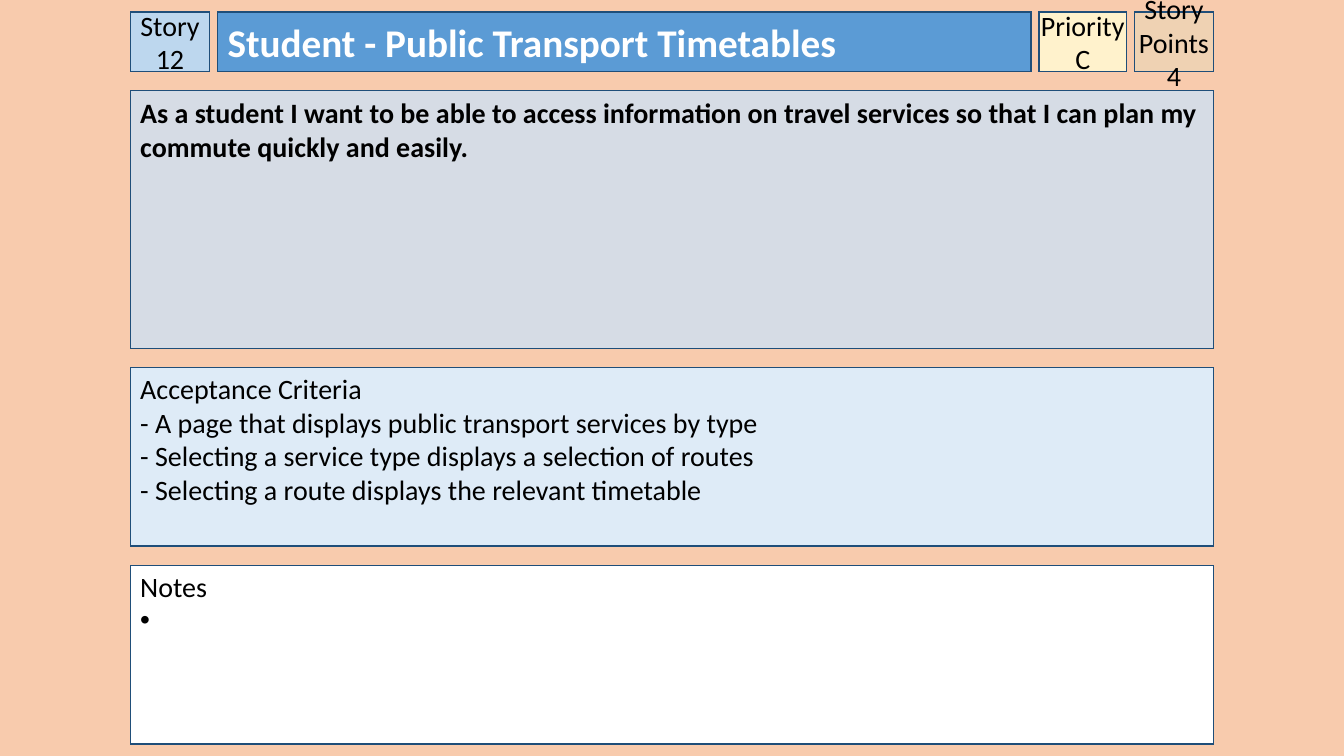
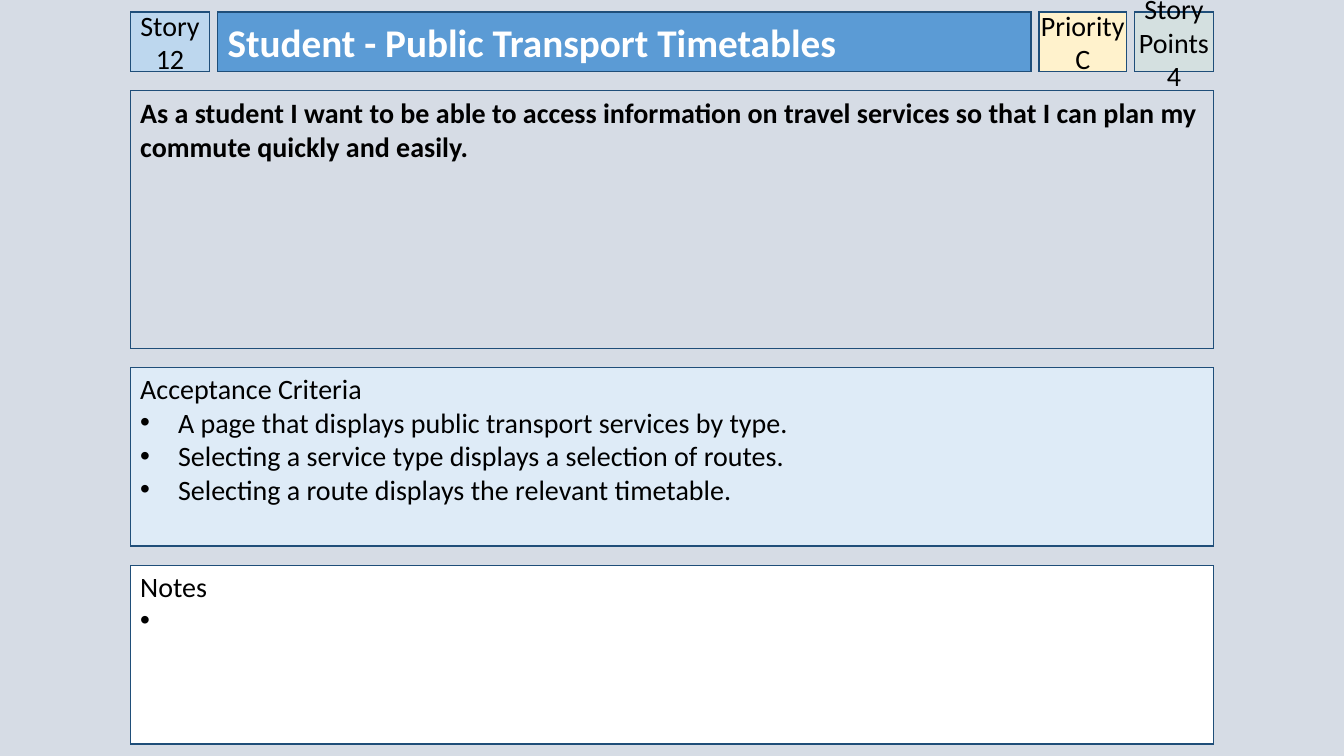
Before and after one commit to owencharters/IFB299, a slide deck: slide 13 of IFB299 - Collaborated User Stories - 2.pptx. Drawn at 1344x756 pixels with LibreOffice and Linux fonts; fonts in the diff are those of the drawing. Boxes give left, top, right and bottom in pixels: in the first picture for what was removed or moved away, otherwise in the second. Text is boxed around its words. In the diff, an @@ line names an element or a change of style, - is before the commit and + after.

```diff
--- a/IFB299 - Collaborated User Stories - 2.pptx
+++ b/IFB299 - Collaborated User Stories - 2.pptx
@@ background #F8CBAD to #D6DCE5 @@
@@ text in rectangle at [178, 413, 788, 505]: text changed @@
-- A page that displays public transport services by type
-- Selecting a service type displays a selection of routes
-- Selecting a route displays the relevant timetable
+• A page that displays public transport services by type.
+• Selecting a service type displays a selection of routes.
+• Selecting a route displays the relevant timetable.
```
Also in this commit, not shown: 18 other slides changed, 1 slide added, 1 other file.
